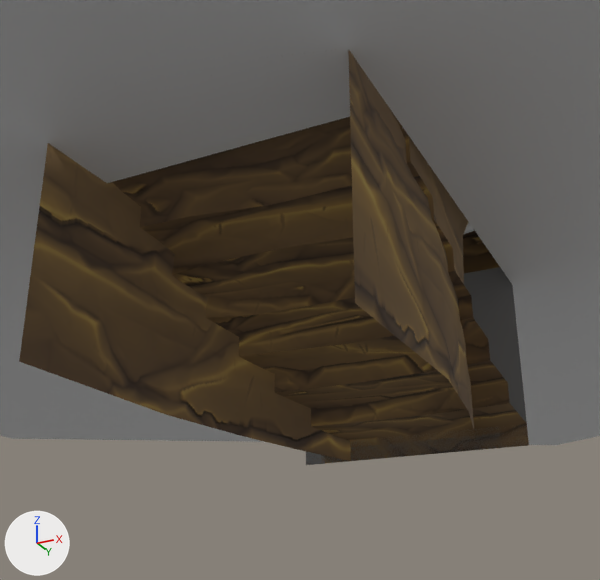
A saved change to the FBX model BugSplat/Assets/WIP/Christian/Christian Models/Hex_Stairs.FBX.
Rendered twice from a camera (50 mm lens) standing at (4.68, -10.61, -5.48) and looking at (-0.87, 0.5, -0.48). The lights are fixed; the arrows at lower left show +X, +Y and +Z. Where no turn or scale is listed for an object, it has been applied to the vertices.

The first picture shows 'Hex_Stairs', 'Prop_StairsDown'.
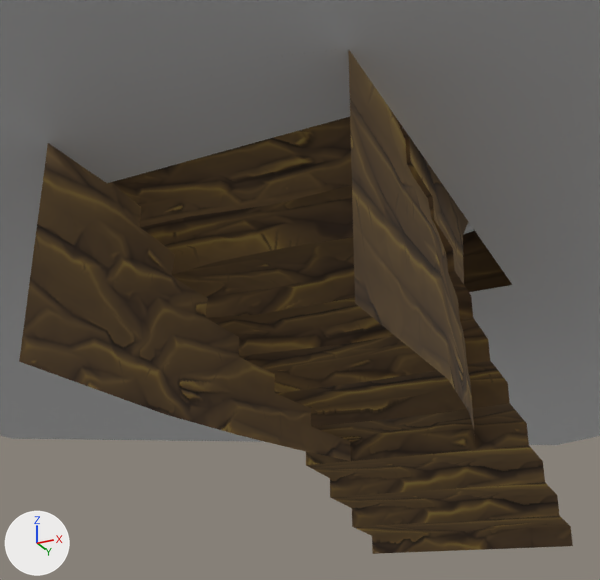
What changed in the scene script:
```text
Change me_mesh_001:
    used by ob_prop_stairsdown; location = (0.0, 0.0, 0.0)
    remove me_mesh_001.from_pydata(...)  # 218 vertices, 169 faces; spans x -3.36..3.3, y -4.38..3.74, z -2.79..1.03
    add me_mesh_001.from_pydata(...)  # 244 vertices, 192 faces; spans x -3.36..3.3, y -4.38..6.1, z -4.11..1.03
    me_mesh_001 part 1: the loose piece of 4 vertices spanning x -2.0..2.0, y 3.0, z -2.79..0.37 is deleted
    me_mesh_001 part 2
    2 vertices move from x -1.26..-0.05, y 3.0, z -2.79 to x -1.24..-0.04, y 3.0, z -2.79
    30 vertices are added at x -2.0..2.0, y 4.03..6.1, z -4.11..-2.87
    24 new faces join them
    me_mesh_001 part 3: 168 kept faces spanning x -3.36..3.3, y -4.38..3.74, z -2.79..1.03 get new texture (UV) coordinates
    remove me_mesh_001.materials.append(mat_03___default)  # grey #808080
```

Boxes (x1, y1, x2, y2) around the edits, measured in the pictures (600 x 580 px):
'Prop_StairsDown', reshaped (9% wider, 21% taller)
    before: (19, 49, 529, 465)
    after: (19, 49, 573, 554)
part 1 of me_mesh_001, deleted
    before: (306, 267, 529, 465)
part 2 of me_mesh_001, built on
    before: (307, 429, 479, 464)
    after: (306, 429, 573, 554)
part 3 of me_mesh_001, surface changed
    both: (20, 59, 529, 461)
